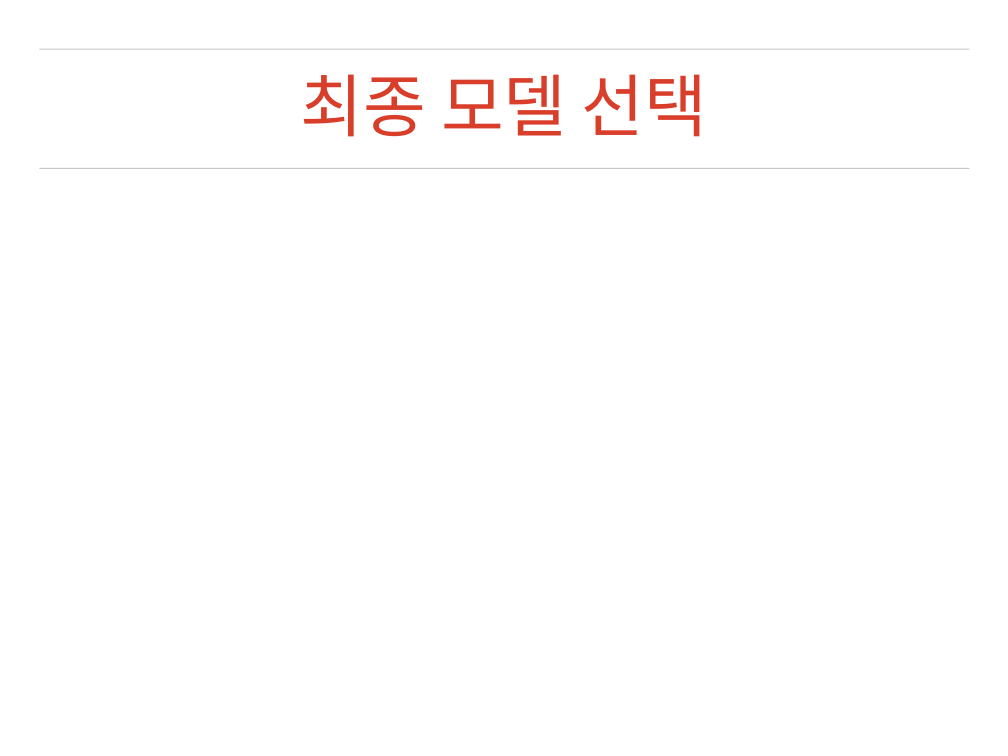
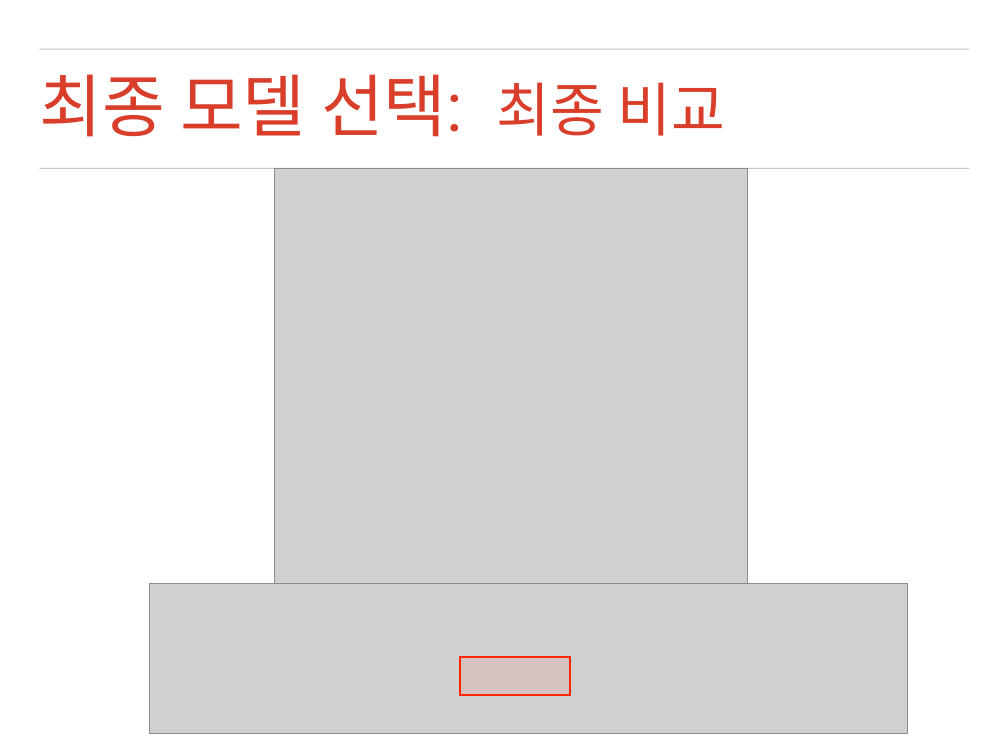
Before and after one commit to mrlee23/bankruptcy-prediction, a slide deck: slide 18 of presentation.pptx (slide 13 before the commit). Drawn at 1008x756 pixels with LibreOffice and Linux fonts; fonts in the diff are those of the drawing; grey boxes stand for pictures; background and template pictures are left out. Boxes give left, top, right and bottom in pixels: in the first picture for what was removed or moved away, otherwise in the second. Text is boxed around its words. In the diff, an @@ line names an element or a change of style, - is before the commit and + after.

Commit message:
Update presentation

```diff
--- a/presentation.pptx
+++ b/presentation.pptx
@@ title at <box>39,74,725,137</box>: text changed @@
-최종 모델 선택
+최종 모델 선택: 최종 비교
@@ picture added at <box>274,169,747,642</box> @@
@@ picture added at <box>150,583,907,734</box> @@
@@ rectangle added at <box>460,656,570,695</box>, fill #FF2600 at 8% opacity, outline #FF2600 2 pt @@
```
Also in this commit, not shown: 6 slides added, 1 other file.
